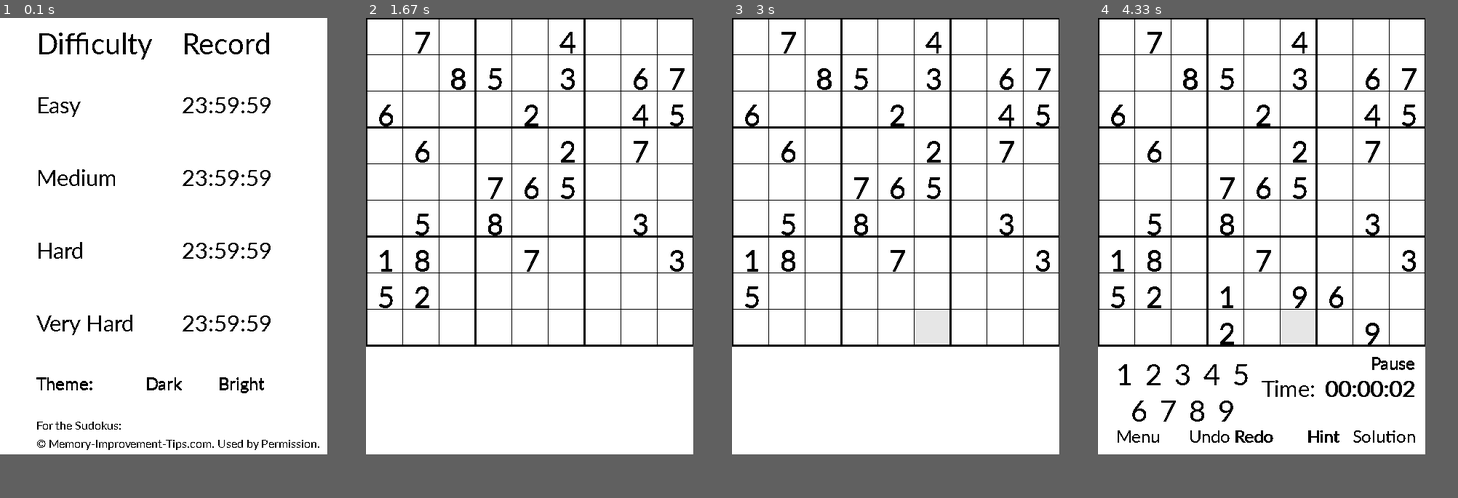
Above: before the commit, frames 1-4 (left to right).
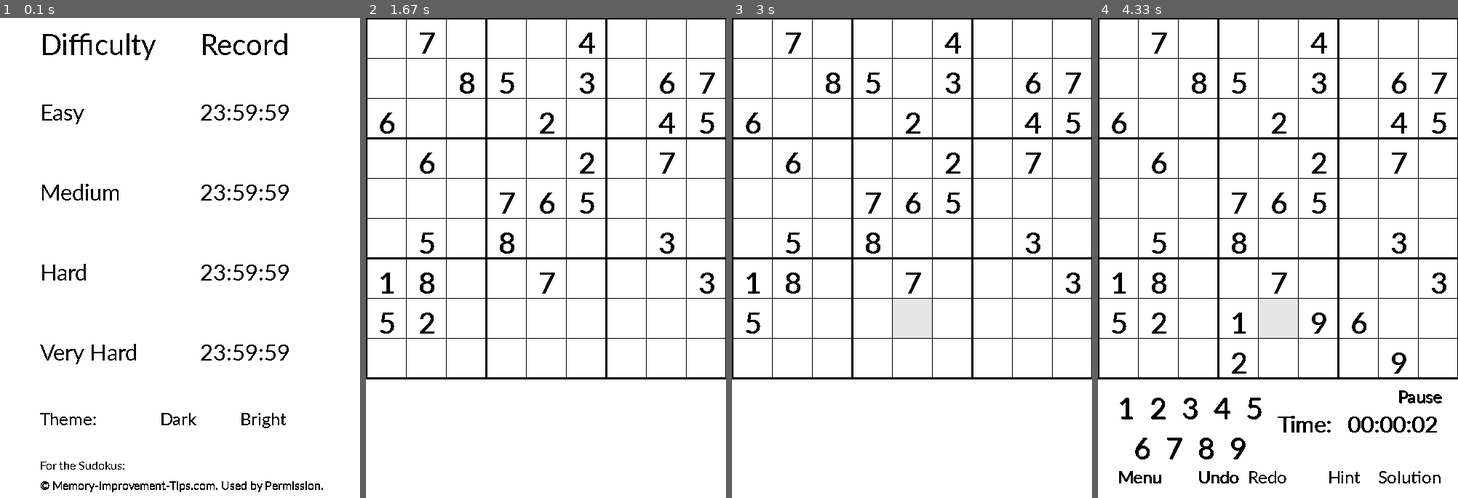
Above: after the commit, the same moments.

Repository: MatthiasSagerer/Sudoku-Pygame
Game: pygame game, started from main.py
Same seed, same stepped clock (60 frames per second), same inputs: the game is played once before the commit and once after it.
Inputs (mouse positions are in pixels of both pictures, inside the frame that each line leads up to):
- Up to frame 1 (0.1 s): no input
- Up to frame 2 (1.67 s): click "Easy" at 0.38 s
- Up to frame 3 (3 s): click (955, 301) at 1.73 s; click (915, 310) at 2.55 s
- Up to frame 4 (4.33 s): no input
In our replay, the window is 450x600 before the commit and 495x660 after it. These sizes can differ from the game's own. Grey fills any space a smaller window leaves; there, only what the larger window draws over its background counts as a difference.

The runs differ from the first frame. In frame 1, 6.3% of the frame differs, in the area x 10-90%, y 3-99%; in frame 2, 11%; in frame 3, 12%; in frame 4, 16%, in the area x 0-100%, y 0-97%.

Commit message:
main.py: updating record to menu

Diff:
--- a/main.py
+++ b/main.py
@@ -197,7 +197,7 @@
     dark = False
     playing = True
     FPS = 90
-    cell_size = 50
+    cell_size = 55
     font_size_very_small = 18
     font_size_small = 27
     font_size_default = 35
@@ -217,8 +217,8 @@
         global t_easy, t_medium, t_hard, t_very_hard
         if first_loop:
             t_easy = t_medium = t_hard = t_very_hard = time.gmtime(86399)
+            times = {1: t_easy, 2: t_medium, 3: t_hard, 4: t_very_hard}
             first_loop = False
-        times = {1: t_easy, 2: t_medium, 3: t_hard, 4: t_very_hard}
         time_easy = time.strftime('%H:%M:%S', times[1])
         time_medium = time.strftime('%H:%M:%S', times[2])
         time_hard = time.strftime('%H:%M:%S', times[3])
@@ -459,5 +459,4 @@
                                 font_size_small)
                 display_end_screen = False
 
-            # TODO: updating record time (with text file), design and set icon (line 211), sudoku generating animation.
-            #  Code compressions: Display class.
+            # TODO: update rec time (with text file), design and set icon (line 214).Code compressions: Display class.
